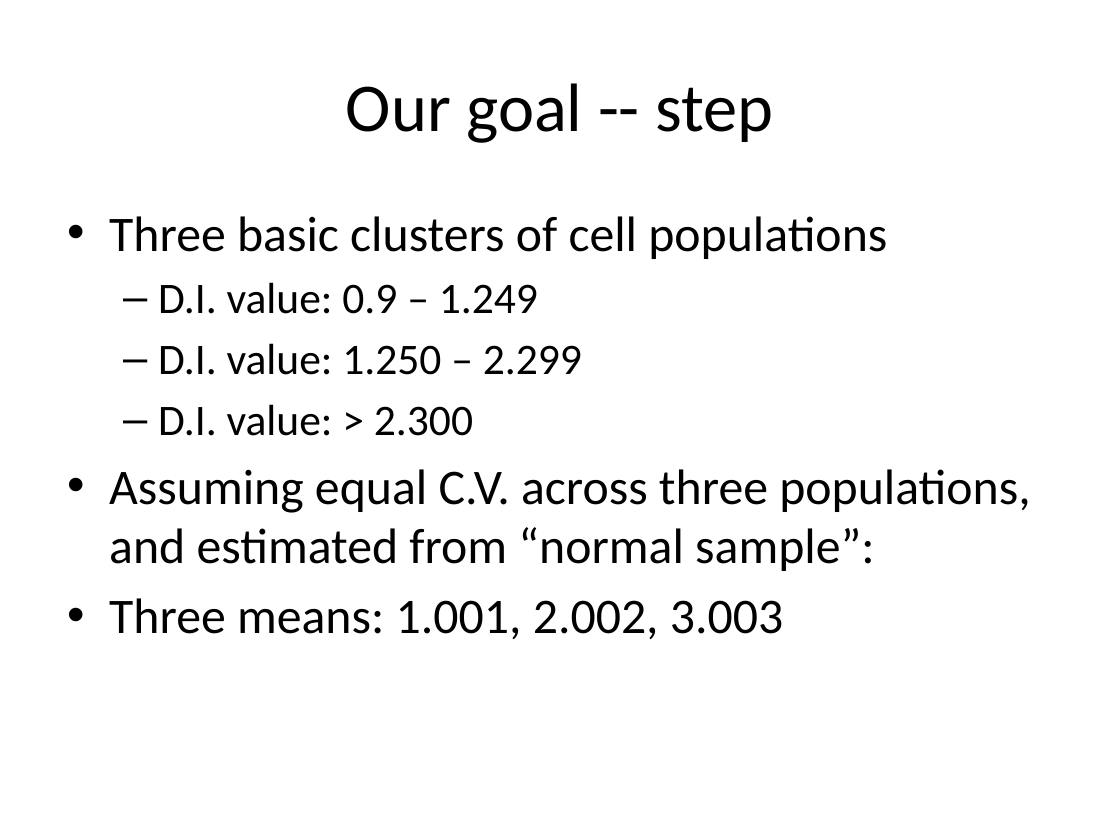
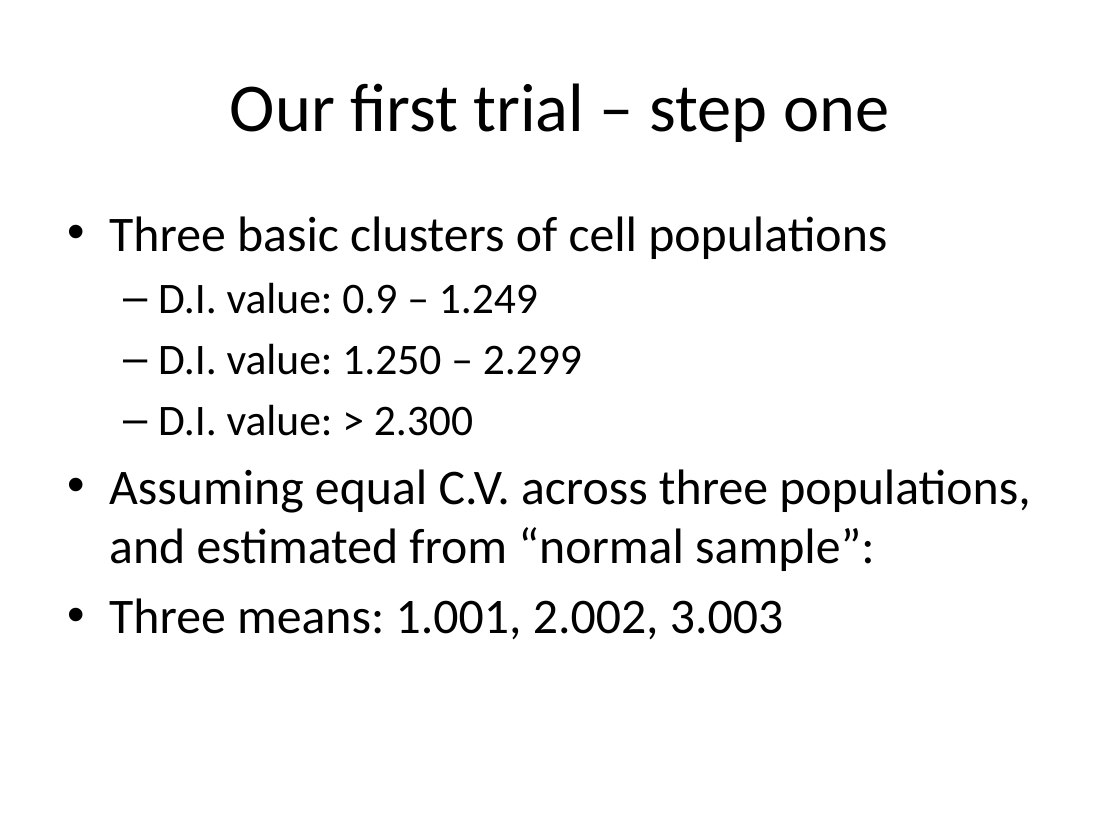
Before and after one commit to 2waybene/mixturemodel, a slide deck: slide 14 of firstDraft/oscc_project_v1.pptx (slide 6 before the commit). Drawn at 1120x840 pixels with LibreOffice and Linux fonts; fonts in the diff are those of the drawing. Boxes give left, top, right and bottom in pixels: in the first picture for what was removed or moved away, otherwise in the second. Text is boxed around its words. In the diff, an @@ line names an element or a change of style, - is before the commit and + after.

```diff
--- a/firstDraft/oscc_project_v1.pptx
+++ b/firstDraft/oscc_project_v1.pptx
@@ title at [230, 83, 889, 142]: text changed @@
-Our goal -- step
+Our first trial – step one
```
Also in this commit, not shown: 8 slides added, 4 other files.
